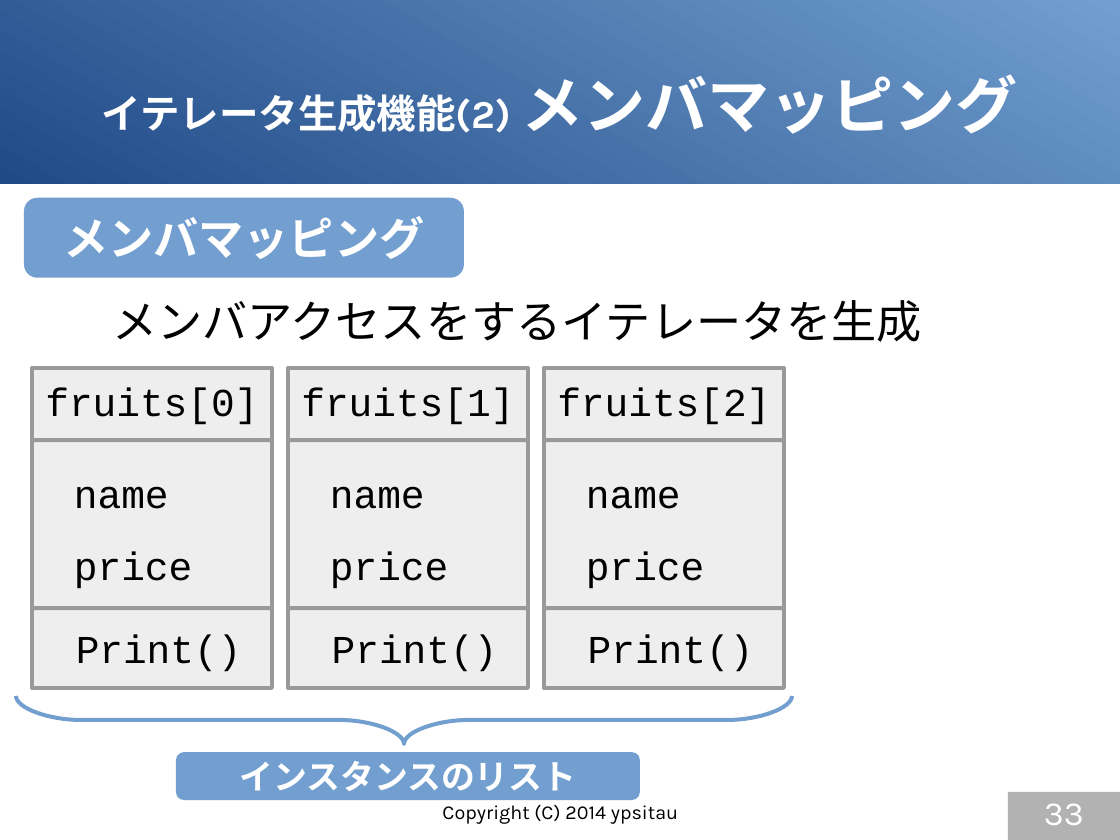
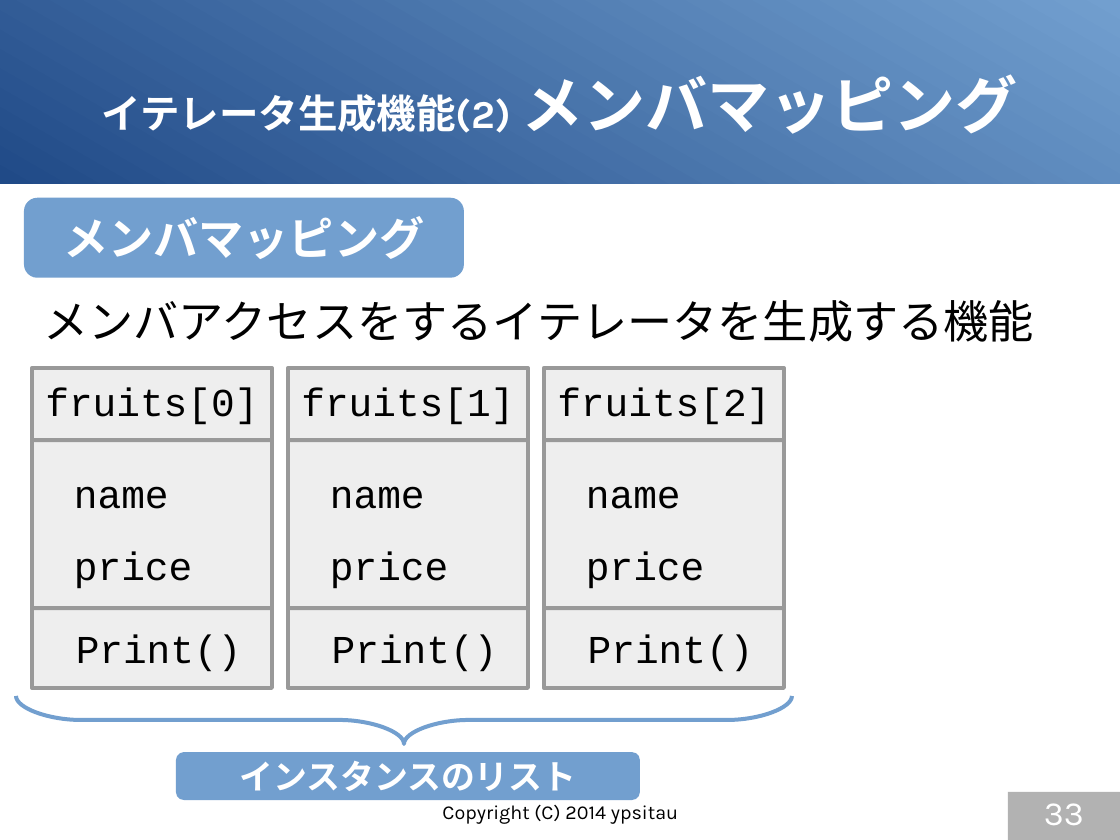
Before and after one commit to gura-lang/gura-doc, a slide deck: slide 33 of presentation/gura-introduction.odp. Drawn at 1120x840 pixels with LibreOffice and Linux fonts; fonts in the diff are those of the drawing. Boxes give left, top, right and bottom in pixels: in the first picture for what was removed or moved away, otherwise in the second. Text is boxed around its words. In the diff, an @@ line names an element or a change of style, - is before the commit and + after.

```diff
--- a/presentation/gura-introduction.odp
+++ b/presentation/gura-introduction.odp
@@ text at bbox=[43, 300, 1034, 342]: text changed @@
-メンバアクセスをするイテレータを生成
+メンバアクセスをするイテレータを生成する機能
```
Also in this commit, not shown: 13 other slides changed.
